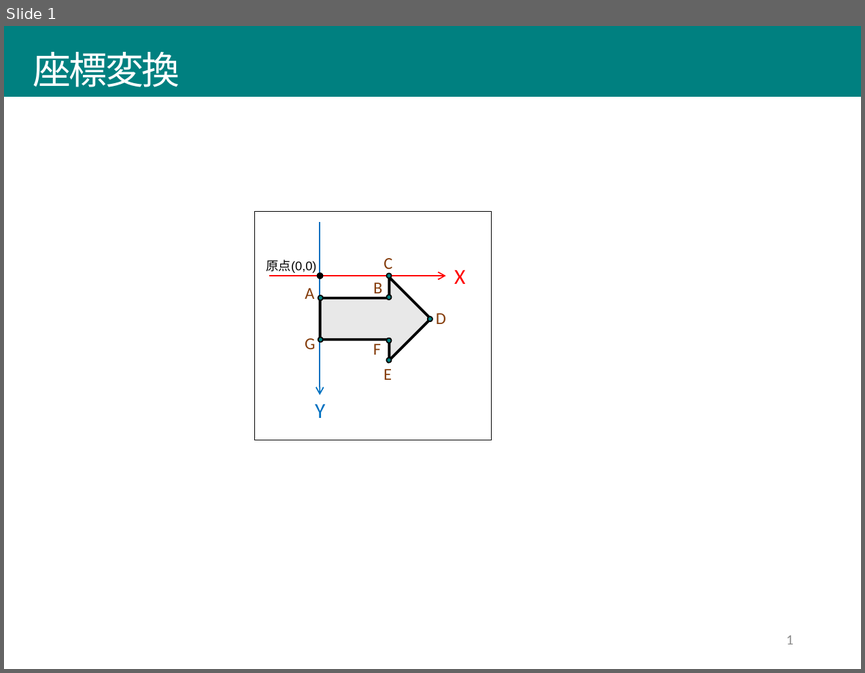
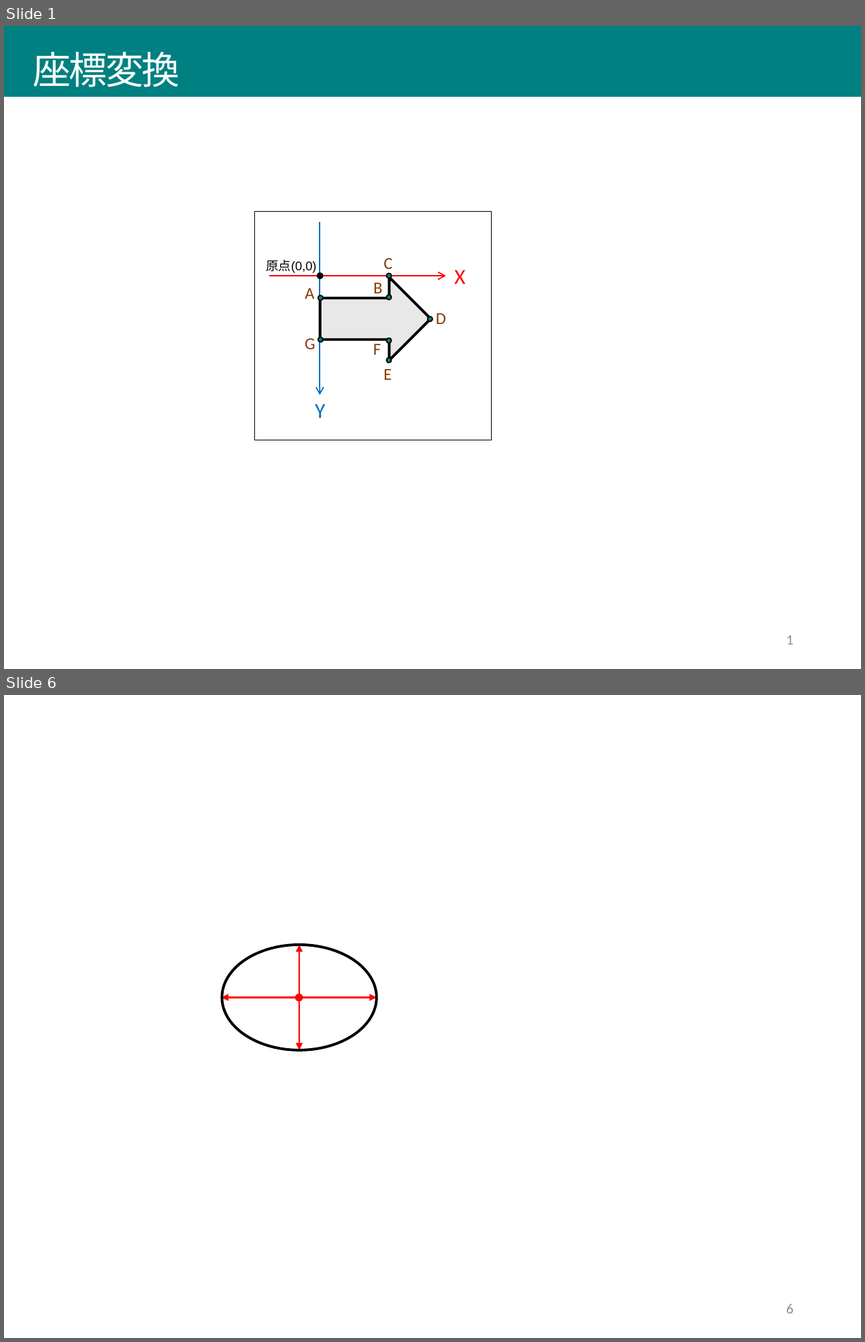
Before and after one commit to afukushimagit/afukushimagit.github.io, a slide deck: images/draw/図素材.pptx. Shown one above the other, each under a label of ours: slide 1 before the commit, slides 1 and 6 after it; the slides between them are not shown. The pictures are 865x673 and 865x1342 pixels, drawn with LibreOffice and Linux fonts; fonts in the diff are those of the drawing. Boxes give left, top, right and bottom in pixels: in the first picture for what was removed or moved away, otherwise in the second. Text is boxed around its words. In the diff, an @@ line names an element or a change of style, - is before the commit and + after.

```diff
--- a/images/draw/図素材.pptx
+++ b/images/draw/図素材.pptx
@@ slide 6 added at <box>4,695,861,1338</box>, background #FFFFFF @@
@@ ellipse added at <box>222,945,376,1050</box>, outline #000000 2.25 pt @@
@@ double arrow added from (300, 945) to (300, 1050), #FF0000 1.5 pt @@
@@ double arrow added from (222, 998) to (377, 998), #FF0000 1.5 pt @@
@@ ellipse added at <box>295,993,303,1001</box>, fill #FF0000 @@
@@ page number added at <box>786,1304,793,1313</box>, 12 pt, text #8C8C8C @@
+6
```
Also in this commit, not shown: 8 other slides added, 21 other files.
